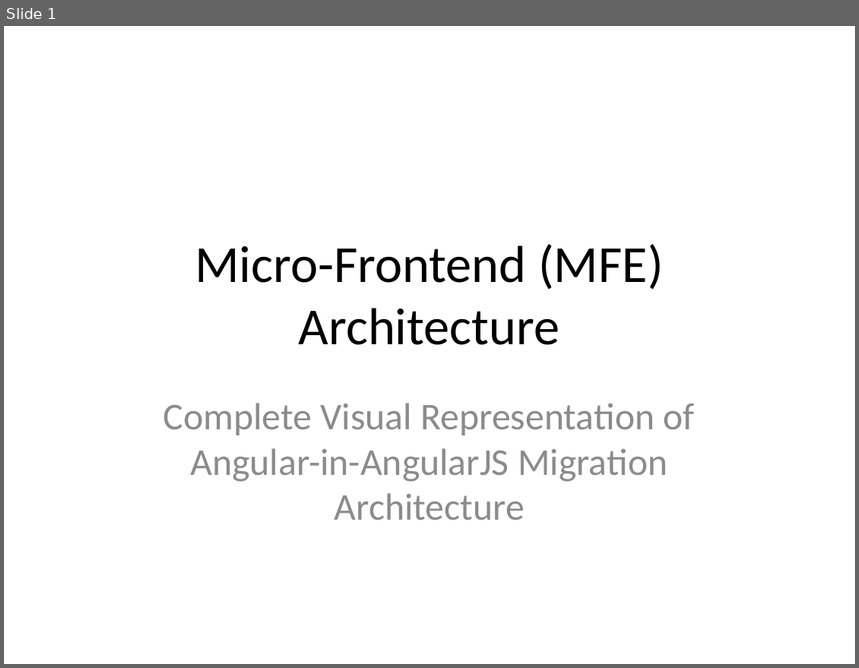
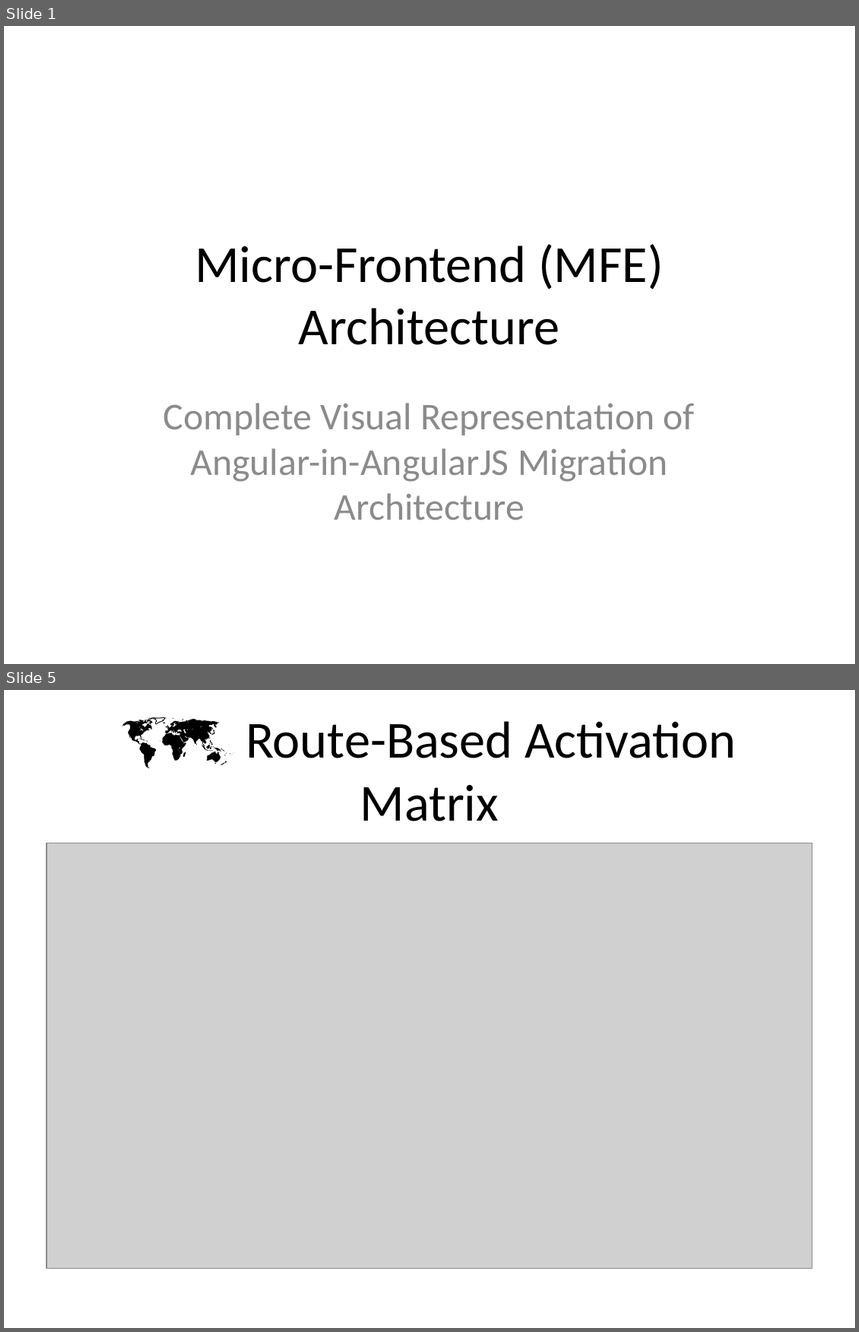
Before and after one commit to mainul-islam-faruqi/migration-from-Angularjs-to-angular, a slide deck: MFE_Architecture_Diagram.pptx. Shown one above the other, each under a label of ours: slide 1 before the commit, slides 1 and 5 after it; the slides between them are not shown. The pictures are 859x668 and 859x1332 pixels, drawn with LibreOffice and Linux fonts; fonts in the diff are those of the drawing; grey boxes stand for pictures. Boxes give left, top, right and bottom in pixels: in the first picture for what was removed or moved away, otherwise in the second. Text is boxed around its words. In the diff, an @@ line names an element or a change of style, - is before the commit and + after.

```diff
--- a/MFE_Architecture_Diagram.pptx
+++ b/MFE_Architecture_Diagram.pptx
@@ slide 5 added at bbox=[4, 690, 855, 1328], background #FFFFFF @@
@@ title added at bbox=[246, 721, 737, 821], 44 pt, text #000000 @@
+🗺️ Route-Based Activation Matrix
@@ picture added at bbox=[47, 844, 813, 1269] @@
```
Also in this commit, not shown: 12 other slides added, 12 slides removed, 7 other files.
